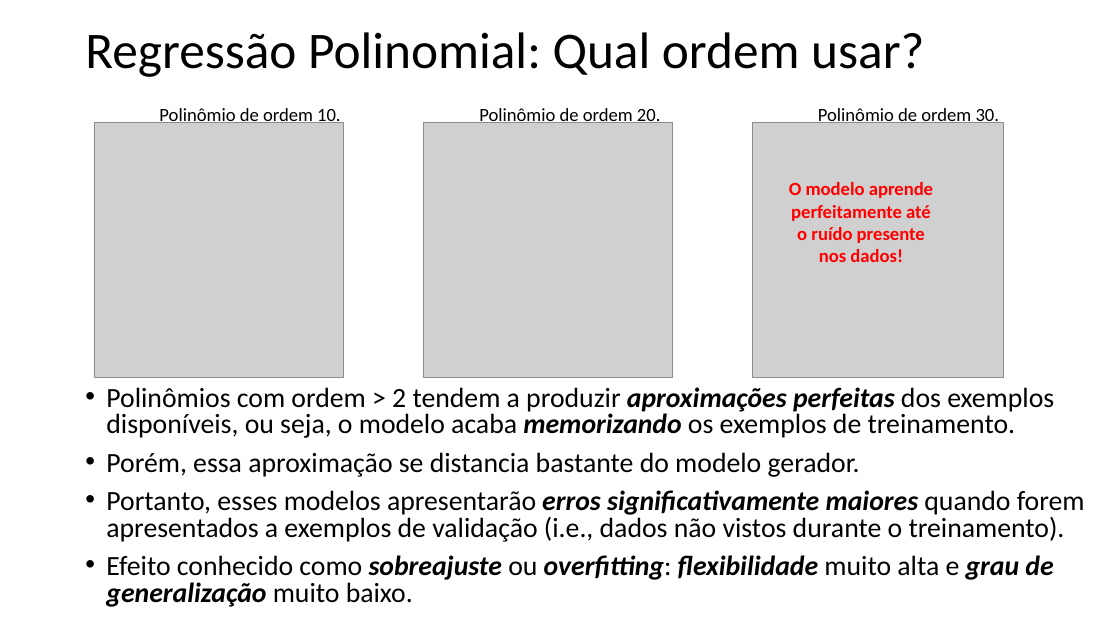
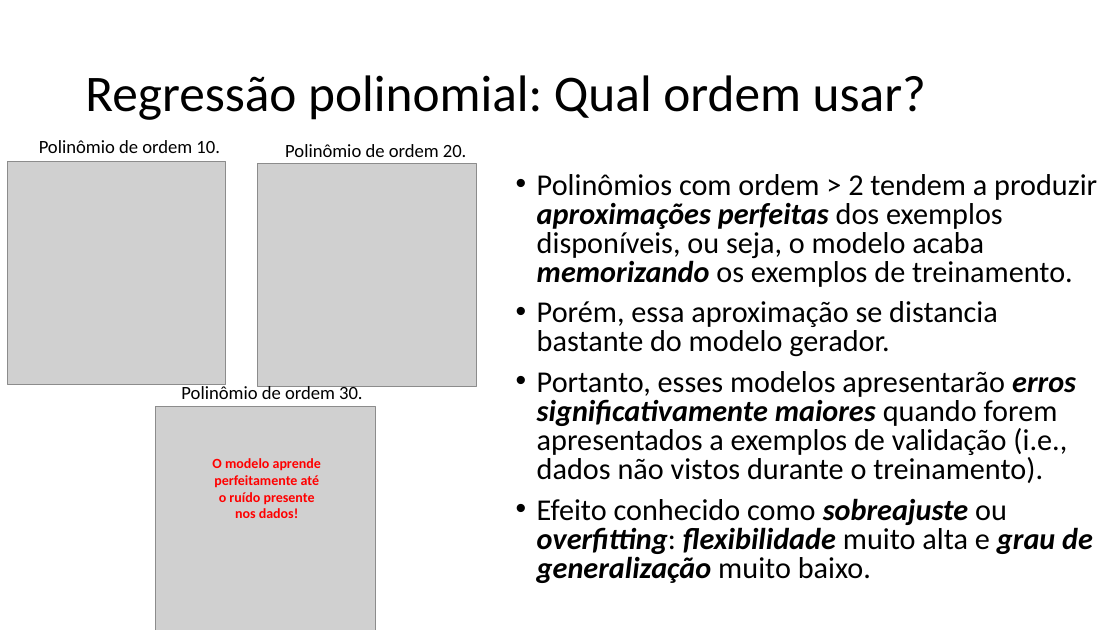
Before and after one commit to zz4fap/t319_aprendizado_de_maquina, a slide deck: slide 21 of slides/T319_Regressão_Linear (Parte IV).pptx (slide 18 before the commit). Drawn at 1120x630 pixels with LibreOffice and Linux fonts; fonts in the diff are those of the drawing; grey boxes stand for pictures. Boxes give left, top, right and bottom in pixels: in the first picture for what was removed or moved away, otherwise in the second. Text is boxed around its words. In the diff, an @@ line names an element or a change of style, - is before the commit and + after.

```diff
--- a/slides/T319_Regressão_Linear (Parte IV).pptx
+++ b/slides/T319_Regressão_Linear (Parte IV).pptx
@@ title at (85, 75, 926, 120): text changed @@
-Regressão Polinomial: Qual ordem usar?
+Regressão polinomial: Qual ordem usar?
@@ text "Polinômio de ordem 10." rewrapped from (159, 106, 341, 127) to (39, 140, 220, 153) @@
@@ picture removed at (95, 123, 344, 377) @@
@@ text "Polinômio de ordem 20." rewrapped from (479, 106, 661, 123) to (285, 144, 467, 157) @@
@@ picture removed at (753, 123, 1004, 378) @@
@@ picture added at (8, 161, 226, 385) @@
@@ picture: place and size @@
-picture at (423, 123, 672, 378)
+picture at (258, 163, 476, 386)
@@ text "Polinômios com ordem > 2 ...": place and size @@
-text "Polinômios com ordem > 2 ..." at (106, 387, 1085, 607)
+text "Polinômios com ordem > 2 ..." at (537, 174, 1097, 583)
@@ text "Polinômios com ordem > 2 ..." at (537, 174, 1097, 583): size 23.8 to 25.9 pt @@
@@ text "Polinômio de ordem 30.": place and size @@
-text "Polinômio de ordem 30." at (818, 106, 1000, 123)
+text "Polinômio de ordem 30." at (181, 384, 363, 399)
@@ picture added at (155, 407, 376, 630) @@
@@ text "O modelo aprende perfeitamente até ...": place and size @@
-text "O modelo aprende perfeitamente até ..." at (789, 182, 933, 262)
+text "O modelo aprende perfeitamente até ..." at (212, 458, 321, 518)
@@ text "O modelo aprende perfeitamente até ..." at (212, 458, 321, 518): size 16 to 12 pt @@
```
Also in this commit, not shown: 4 other slides changed, 5 slides added, 1 slide removed, 2 other files.
